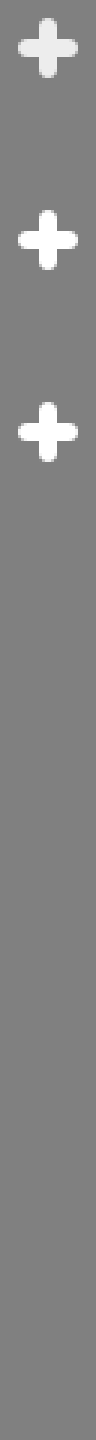
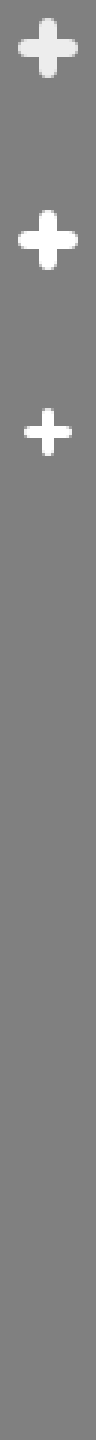
Layers edited between the first and the second 96x1440 image:
hid group "+ copy 2" (2 layers) over [left=18, top=402, right=78, bottom=462]
added group "+" (2nd of 2) with 2 layers above "Layer 1" over [left=24, top=408, right=72, bottom=456]
added layer "Shape 3" in group "+" over [left=24, top=426, right=72, bottom=438]
added layer "Shape 3 copy" in group "+" over [left=42, top=408, right=54, bottom=456]
